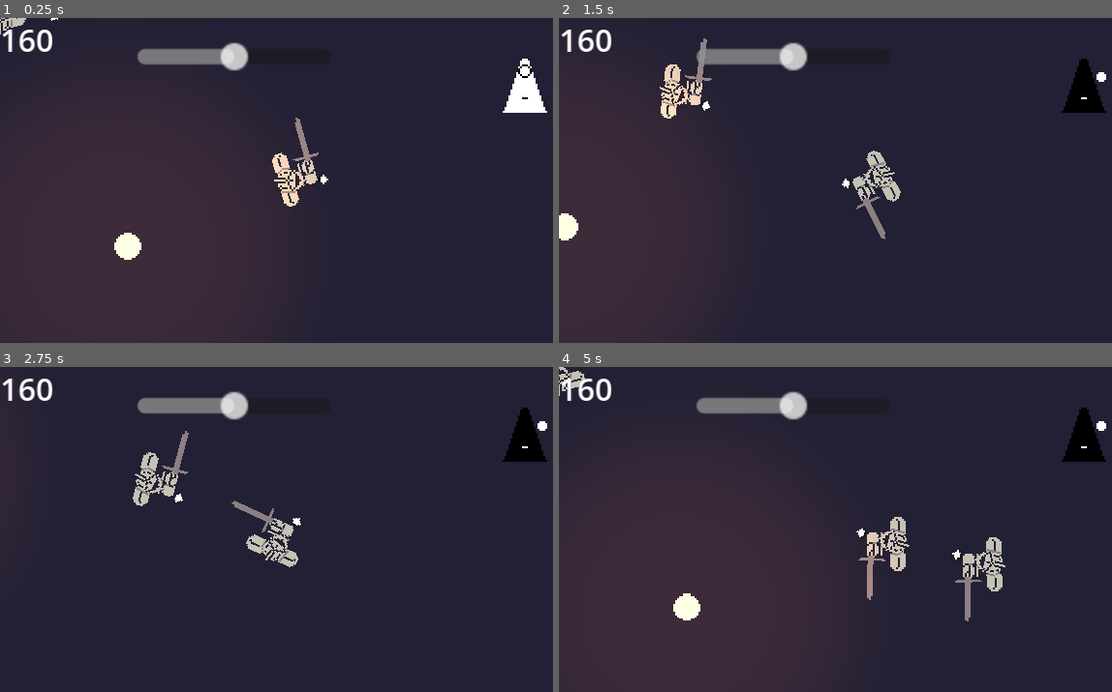
Above: before the commit, frames 1-4 (two rows, left to right).
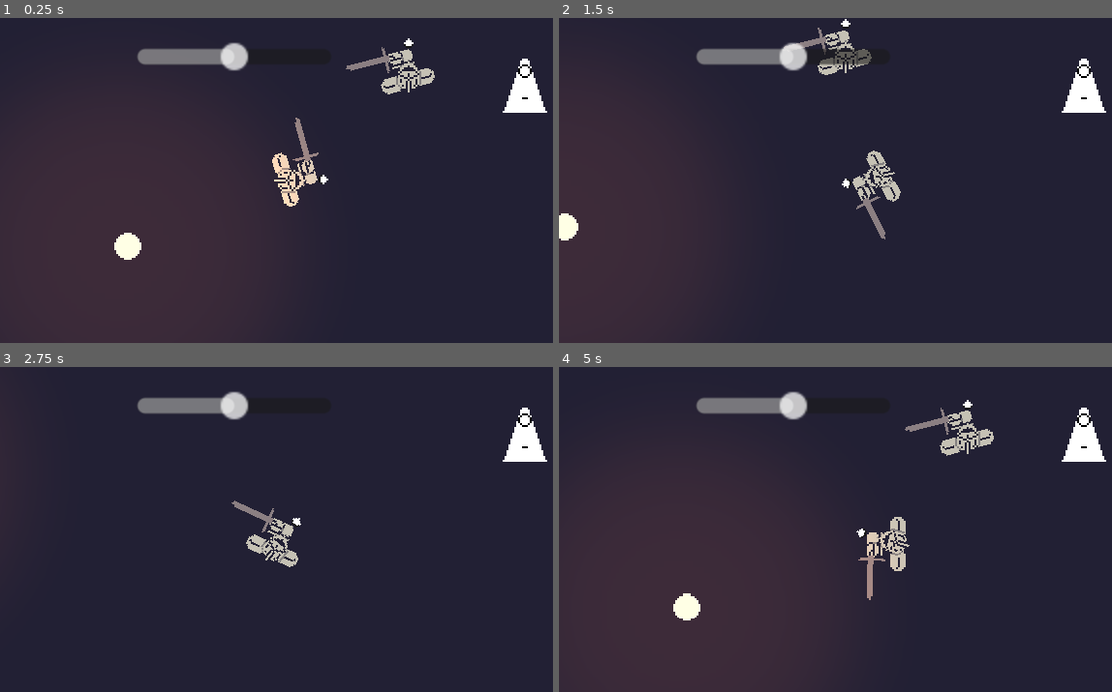
Above: after the commit, the same moments.

Repository: BGuerrero825/Medieval-Brawler
Game: Godot game, scene res://test.tscn
Two runs of this game, one before a commit and one after it. Both use one fixed random seed, a clock stepped at 60 frames per second and the inputs below.
Inputs (mouse positions are in pixels of both pictures, inside the frame that each line leads up to):
- Up to frame 1 (0.25 s): no input
- Up to frame 2 (1.5 s): move the mouse to (979, 164) at 0.52 s; hold D (move_right) 0.53-1.28 s; hold Right mouse button (right_mouse) 0.53-1.28 s; click (979, 164) at 0.6 s; move the mouse to (735, 196) at 1.27 s; hold S (move_down) from 1.28 s (still down); right-click (735, 196) at 1.35 s
- Up to frame 3 (2.75 s): click (176, 545) at 1.55 s; move the mouse to (348, 458) at 2.02 s; release S (move_down) at 2.03 s; hold D (move_right) from 2.03 s (still down); hold Right mouse button (right_mouse) from 2.03 s (still down); click (348, 458) at 2.1 s
- Up to frame 4 (5 s): move the mouse to (818, 594) at 2.77 s; release D (move_right) at 2.78 s; release Right mouse button (right_mouse) at 2.78 s; hold W (move_up) 2.78-3.53 s; right-click (818, 594) at 2.85 s; click (818, 594) at 3.05 s; move the mouse to (1023, 578) at 3.52 s; hold Right mouse button (right_mouse) 3.53-4.28 s; hold A (move_left) from 3.53 s (still down); click (1023, 578) at 3.6 s; move the mouse to (675, 480) at 4.27 s; right-click (675, 480) at 4.35 s; click (675, 480) at 4.55 s

The runs differ from the first frame. In frame 1, 1.2% of the frame differs, in the area x 0-79%, y 0-24%; in frame 2, 2.5%; in frame 3, 1.8%; in frame 4, 2.7%, in the area x 0-99%, y 0-79%.
Error after the commit: Parse Error: Identifier "bb" not declared in the current scope. (res://boombox/BoomBox.gd:46)

Commit message:
state simplification?

Diff:
--- a/boombox/BoomBox.gd
+++ b/boombox/BoomBox.gd
@@ -35,27 +35,32 @@
 	else:
 		onBeatFrame = false
 	# beginning of beat window
-	if !inBeatWindow and beatLength - timeOnBeat < beatLength * BEAT_WINDOW:
+	if !inBeatWindow and beatLength - timeOnBeat <= beatLength * BEAT_WINDOW:
 		inBeatWindow = true
+		print("beatwindow start!")
+		print("%.0fms EARLY (-%.0f%%)" % [(beatLength - timeOnBeat) * 1000, (1 - (timeOnBeat / beatLength)) * 100])
 	# end of beat window
 	elif inBeatWindow and timeOnBeat > beatLength * BEAT_WINDOW:
 		inBeatWindow = false
+		print("beatwindow end!")
+		print("%.0fms LATE (+%.0f%%)" % [bb.timeOnBeat * 1000, (bb.timeOnBeat / bb.beatLength) * 100])
 
 
 func hitBeat():
 	onBeatFrame = true
 	# reset timeOnBeat to time past beatLength that just occurred
+	timeOnBeat -= beatLength
 	beatLength = 60.0 / bpm
+	# print("Beat #%d" % beatCount)
 	beatCount += 1
-	print(get_node(get_path()).name, " received onBeatFrame (", beatCount, ")")
 
 
 func syncWithBpm():
 	var newScale = bpm / CORE_BPM 	# new pitch scale = new BPM / original BPM (160). Ex: 120 / 160 = 0.75
-	timeOnBeat -= beatLength
 	for track in musicTracks:
 		track.pitch_scale = newScale
 
 
 func setBpm(newBpm: int):
 	bpm = newBpm
+	print("BPM: %d,  beatLength: %.03f" % [bpm, 60.0/bpm])
--- a/fighter/Fighter.tscn
+++ b/fighter/Fighter.tscn
@@ -935,6 +935,11 @@
 texture_filter = 1
 motion_mode = 1
 script = ExtResource("4")
+MAX_SPEED = null
+ACCELERATION = null
+FRICTION = null
+ROTATION_SPEED = null
+QUEUE_TIMEOUT = null
 
 [node name="controller" type="Node2D" parent="."]
 
--- a/fighter/aiFighterController.gd
+++ b/fighter/aiFighterController.gd
@@ -18,14 +18,7 @@
 	return input_vector.normalized()
 
 func get_input():
-	var input = fighter.INPUT.NONE
-	if(Input.is_action_just_pressed("left_mouse")):
-		input = fighter.INPUT.LPRESS
-	elif(Input.is_action_just_released("left_mouse")):
-		input = fighter.INPUT.LRELEASE
-	elif(Input.is_action_pressed("right_mouse")):
-		input = fighter.INPUT.RPRESS
-	return input
+	return fighter.INPUT.NONE
 
 func isPlayer():
 	return false
--- a/fighter/fighter.gd
+++ b/fighter/fighter.gd
@@ -33,8 +33,6 @@
 	animator.play("idle")
 
 func _physics_process(delta):
-	if bb.onBeatFrame:
-		print(get_node(get_path()).name, " received onBeatFrame (", bb.beatCount, ")")
 	if not $controller.get_script():
 		return
 	# rotate player based on mouse location
@@ -44,65 +42,52 @@
 	# move player
 	set_velocity(velocity)
 	move_and_slide()
-
 	# processes user input / state transitions
-	inputProcessing()
-
-	if bb.inBeatWindow and queuedState != STATE.IDLE and !updatingState:
-		desiredState = queuedState
-		updateState()
-
-	if ((bb.inBeatWindow and desiredState != state) and !updatingState):
-		#print(">>>>> CURRENT :: ", state, "  |  DESIRED :: ", desiredState)
-		updateState()
-	if not bb.inBeatWindow:
-		updatingState = false
+	updateState()
 
 
-# processes user input / state transitions
-func inputProcessing():
+# change state of character based on desiredState
+# TODO: move to a proper state machine
+func updateState():
 	var input = $controller.get_input()
+
+	if bb.onBeatFrame:
+		state = queuedState
+		if state == STATE.WINDUP:
+			queuedState = STATE.IDLE
+		if state == STATE.LIGHT:
+			animator.play("RESET")
+			animator.play("light")
+			queuedState = STATE.IDLE
+
+	if state == STATE.IDLE:
+		animator.play("RESET")
+		animator.play("idle")
+		if input == INPUT.LPRESS:
+			state = STATE.WINDUP
+			if bb.inBeatWindow:
+				print("IN BEAT WINDOW!!!")
+				queuedState = STATE.WINDUP
+			else:
+				queuedState = STATE.IDLE
+			animator.play("RESET")
+			animator.play("windup")
+
+	elif state == STATE.WINDUP:
+		if input == INPUT.LPRESS:
+			queuedState = STATE.LIGHT
+			print("queued state is: %d" % queuedState)
+
+	elif state == STATE.LIGHT:
+		pass
+
+
 	# early / late debug print
 	if input == INPUT.LPRESS:
 		if bb.timeOnBeat < bb.beatLength / 2:
 			print("%.0fms LATE (+%.0f%%)" % [bb.timeOnBeat * 1000, (bb.timeOnBeat / bb.beatLength) * 100])
 		else:
 			print("%.0fms EARLY (-%.0f%%)" % [(bb.beatLength - bb.timeOnBeat) * 1000, (1 - (bb.timeOnBeat / bb.beatLength)) * 100])
-	# STATE TRANSITION LOGIC
-	desiredState = STATE.IDLE 	# assume character wants to do nothing next
-	# IDLE
-	if state == STATE.IDLE:
-		if input == INPUT.LPRESS:
-			desiredState = STATE.WINDUP
-	# WINDUP
-	elif state == STATE.WINDUP:
-		desiredState = STATE.LIGHT
-	# LIGHT
-	elif state == STATE.LIGHT:
-		if input == INPUT.LPRESS:
-			#print("got lpress while swinging")
-			desiredState = STATE.WINDUP
-
-
-# change state of character based on desiredState
-func updateState():
-	if desiredState == state:
-		return
-	if (desiredState == STATE.IDLE):
-		state = STATE.IDLE
-		animator.play("RESET")
-		animator.play("idle")
-	elif (desiredState == STATE.WINDUP):
-		state = STATE.WINDUP
-		animator.play("RESET")
-		animator.play("windup")
-		#velocity = velocity * 0.9
-	elif (desiredState == STATE.LIGHT):
-		state = STATE.LIGHT
-		animator.play("RESET")
-		animator.play("light")
-
-	#print(">>>>> CHANGED TO :: ", state)
 
 
 func orientationProcessing():
--- a/player/Player.tscn
+++ b/player/Player.tscn
@@ -4,6 +4,11 @@
 [ext_resource type="Script" path="res://player/playerController.gd" id="4"]
 
 [node name="Fighter" instance=ExtResource("1_hxs2o")]
+MAX_SPEED = null
+ACCELERATION = null
+FRICTION = null
+ROTATION_SPEED = null
+QUEUE_TIMEOUT = null
 
 [node name="controller" parent="." index="0"]
 script = ExtResource("4")
--- a/project.godot
+++ b/project.godot
@@ -93,3 +93,8 @@
 , Object(InputEventJoypadMotion,"resource_local_to_scene":false,"resource_name":"","device":-1,"axis":4,"axis_value":1.0,"script":null)
 ]
 }
+mid_mouse={
+"deadzone": 0.5,
+"events": [Object(InputEventMouseButton,"resource_local_to_scene":false,"resource_name":"","device":-1,"window_id":0,"alt_pressed":false,"shift_pressed":false,"ctrl_pressed":false,"meta_pressed":false,"button_mask":0,"position":Vector2(0, 0),"global_position":Vector2(0, 0),"factor":1.0,"button_index":4,"canceled":false,"pressed":false,"double_click":false,"script":null)
+]
+}
--- a/test.tscn
+++ b/test.tscn
@@ -1,10 +1,9 @@
-[gd_scene load_steps=10 format=3 uid="uid://16ofc8ygsdek"]
+[gd_scene load_steps=9 format=3 uid="uid://16ofc8ygsdek"]
 
 [ext_resource type="Texture2D" uid="uid://8vtdb34qdrcf" path="res://environment_assets/background.png" id="1_dt1wx"]
 [ext_resource type="Texture2D" uid="uid://1pby3hpho3uu" path="res://environment_assets/orb.png" id="2_c0jsy"]
 [ext_resource type="PackedScene" uid="uid://d0aq0lvdymtje" path="res://player/Player.tscn" id="3"]
 [ext_resource type="Texture2D" uid="uid://ccpclm1mvohi6" path="res://environment_assets/spot.png" id="3_xi1yj"]
-[ext_resource type="PackedScene" uid="uid://blltoklscxbvc" path="res://fighter/aiFighter.tscn" id="4"]
 [ext_resource type="Script" path="res://player/playerCamera.gd" id="6_1ce3y"]
 [ext_resource type="PackedScene" uid="uid://b8xbq10drbqeg" path="res://boombox/BoomBox.tscn" id="6_6lfbx"]
 [ext_resource type="PackedScene" uid="uid://bhyrj6sq576c6" path="res://gui/gui.tscn" id="9_nl12s"]
@@ -38,7 +37,6 @@
 
 [node name="Player" parent="." instance=ExtResource("3")]
 position = Vector2(150, 84)
-motion_mode = 0
 
 [node name="Camera2D" type="Camera2D" parent="Player"]
 texture_filter = 1
@@ -47,5 +45,9 @@
 [node name="CanvasLayer" parent="." instance=ExtResource("9_nl12s")]
 
 [node name="Fighter" parent="." instance=ExtResource("9_s267n")]
-
-[node name="AIFighter" parent="." instance=ExtResource("4")]
+position = Vector2(211, 30)
+MAX_SPEED = null
+ACCELERATION = null
+FRICTION = null
+ROTATION_SPEED = null
+QUEUE_TIMEOUT = null
